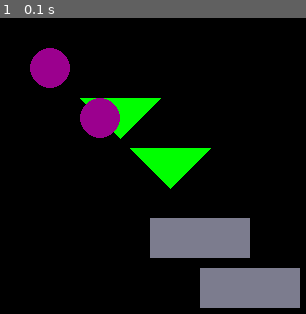
Above: before the commit, frame 1.
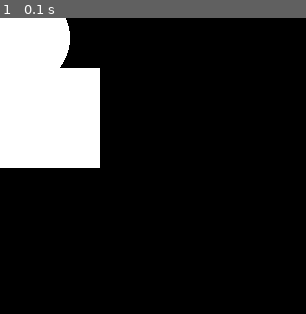
Above: after the commit, the same moment.

Repository: Blondwolf/Animaker
Game: pygame game, started from test.py
Same seed, same stepped clock (60 frames per second), same inputs: the game is played once before the commit and once after it.
Inputs:
- Up to frame 1 (0.1 s): no input

The runs differ from the first frame. In frame 1, 27% of the frame differs, in the area x 0-99%, y 0-98%.

Commit message:
while and rotate tests

Diff:
--- a/exemples/test_animaker2.txt
+++ b/exemples/test_animaker2.txt
@@ -6,28 +6,14 @@
 show rect0;
 show triangle0;
 
-<<<<<<< HEAD
-move ball0 50.0 0.0;
-move rect0 0.0 50.0;
-move triangle0 50.0 0.0;
-=======
-move ball0 50 50;
-move rect0 50 50;
-move triangle0 50 50;
->>>>>>> 361759e81b514ff0abce9b793902c32c88d5d7ce
+move ball0 50 0;
+move rect0 0 50;
+move triangle0 50 0;
+
+rotate ball0 0.785;
+rotate rect0 0.785;
+rotate triangle0 0.785;
 
 show ball0;
 show rect0;
 show triangle0;
-
-move ball0 50.0 0.0;
-move rect0 0.0 50.0;
-move triangle0 50.0 0.0;
-
-rotate rect0 0.785;
-rotate rect0 0.785;
-rotate rect0 0.785;
-
-show ball0;
-show rect0;
-show triangle0;
--- a/exemples/test_final.txt
+++ b/exemples/test_final.txt
@@ -1,5 +1,5 @@
-ball0 = Ball 0, 0, 50;
-rect0 = Rectangle 100, 0, 100, 100;
+ball0 = Ball 1020, 20, 50;
+rect0 = Rectangle 0, 1050, 100, 100;
 
 t = 100;
 
@@ -9,8 +9,8 @@
 while(t){
     print t;
 
-    move rect0 10, 10;
-    rotate ball0 PI/4;
+    move ball0 -10 0;
+    move rect0 0 -10;
 
     show ball0;
     show rect0;
--- a/interpreterAnim.py
+++ b/interpreterAnim.py
@@ -1,6 +1,8 @@
 import AST
 from AST import addToClass
 from functools import reduce
+
+import math
 
 operations = {
     '+' : lambda x,y: x+y,
@@ -98,9 +100,43 @@
 
 @addToClass(AST.RotateNode)
 def execute(self):
-    pass
-    #while self.children[0].execute():
-    #    self.children[1].execute()
+    object_geom = vars.get(self.children[0].tok)
+    type = object_geom[0].lower()
+    angle = self.children[1].execute()
+
+    if type == "ball":
+        pass
+    if type == "rectangle":
+        centerX = (object_geom[1]+object_geom[3])/2
+        centerY = (object_geom[2]+object_geom[4])/2
+        deltaX, deltaY = rotate_point(centerX, centerY, angle, object_geom[1], object_geom[2])
+        deltaX2, deltaY2 = rotate_point(centerX, centerY, angle, object_geom[3], object_geom[4])
+        object_geom[1] = deltaX
+        object_geom[2] = deltaY
+        object_geom[3] = deltaX2
+        object_geom[4] = deltaY2
+    if type == "triangle":
+        """object_geom[3] += deltaX
+        object_geom[4] += deltaY
+        object_geom[5] += deltaX
+        object_geom[6] += deltaY"""
+
+def rotate_point(centerX, centerY, angle, posX, posY):
+  s = math.sin(angle)
+  c = math.cos(angle)
+
+  #translate point back to origin:
+  posX -= centerX
+  posY -= centerY
+
+  #rotate point
+  xnew = posX * c - posY * s
+  ynew = posX * s + posY * c
+
+  #translate point back:
+  posX = xnew + centerX
+  posY = ynew + centerY
+  return posX, posY
 
 @addToClass(AST.MoveNode)
 def execute(self):
@@ -128,7 +164,7 @@
     if len(sys.argv) > 1:
         prog = sys.argv[1]
     else:
-        path = "exemples/test_animaker2.txt"
+        path = "exemples/test_final.txt"
 
     prog = open(path).read()
     ast = parserAnim.parse(prog)
--- a/models/Ball.py
+++ b/models/Ball.py
@@ -1,5 +1,8 @@
-class Ball:
+class Ball():
     def __init__(self, posX, posY, radius):
         self.posX = posX
         self.posY = posY
         self.radius = radius
+
+    def center(self):
+        return self.posX, self.posY
--- /dev/null
+++ b/models/Element.py
@@ -0,0 +1,5 @@
+from abc import ABC, abstractmethod
+class Element(ABC):
+    @abstractmethod
+    def center(self):
+        pass
--- /dev/null
+++ b/models/Rectangle.py
@@ -0,0 +1,9 @@
+class Rectangle():
+    def __init__(self, posX, posY, width, height):
+        self.posX = posX
+        self.posY = posY
+        self.width = width
+        self.height = height
+
+    def center(self):
+        return (self.posX+self.width)/2, (self.posY+self.height)/2
--- /dev/null
+++ b/models/Triangle.py
@@ -0,0 +1,11 @@
+class Triangle():
+    def __init__(self, posX1, posY1, posX2, posY2, posX3, posY3):
+        self.posX = posX1
+        self.posY = posY1
+        self.posX2 = posX2
+        self.posY2 = posY2
+        self.posX3 = posX3
+        self.posY3 = posY3
+
+    def center(self):
+        return (self.posX1+self.posX2+self.posX3)/3, (self.posY+self.posY2+self.posY3)/3
--- a/parserAnim.py
+++ b/parserAnim.py
@@ -137,7 +137,7 @@
     if len(sys.argv)>1:
         prog = sys.argv[1]
     else:
-        path = "exemples/test_animaker2.txt"
+        path = "exemples/test_final.txt"
 
     if path is not None:
         prog = open(path).read()
--- a/test.py
+++ b/test.py
@@ -4,15 +4,17 @@
 if __name__ == '__main__':
     pygame.init()
     screen = pygame.display.set_mode((640, 480))
-    pygame.draw.circle(screen, [155, 0, 142], (50, 50), 20)
-    pygame.draw.rect(screen, [124, 124, 142], (150, 200, 100, 40))
-    pygame.draw.polygon(screen, [0, 255, 0], [(120, 120), (80, 80), (160, 80)])
-    pygame.draw.circle(screen, [155, 0, 142], (100, 100), 20)
-    pygame.draw.rect(screen, [124, 124, 142], (200, 250, 100, 40))
-    pygame.draw.polygon(screen, [0, 255, 0], [(170, 170), (130, 130), (210, 130)])
+    pygame.draw.circle(screen, [255, 255, 255], (20, 20), 50)
+    pygame.draw.rect(screen, [255, 255, 255], (0, 50, 100, 100))
     pygame.display.flip()
     running = 1
     while running:
         for event in pygame.event.get():
             if event.type == QUIT:
                 running = 0
+    pygame.display.flip()
+    running = 1
+    while running:
+        for event in pygame.event.get():
+            if event.type == QUIT:
+                running = 0
Not shown, changed: exemples/test_animaker-ast.pdf
Not shown, changed: exemples/test_animaker2-ast.pdf
Not shown, changed: exemples/test_final-ast.pdf
